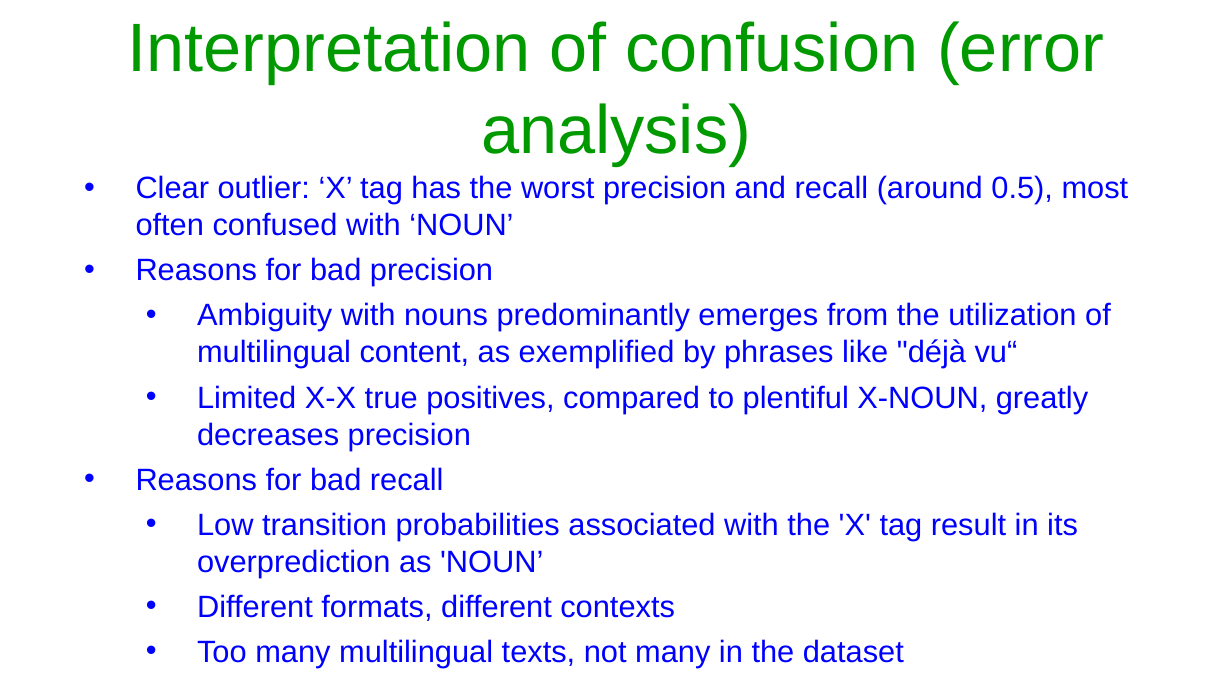
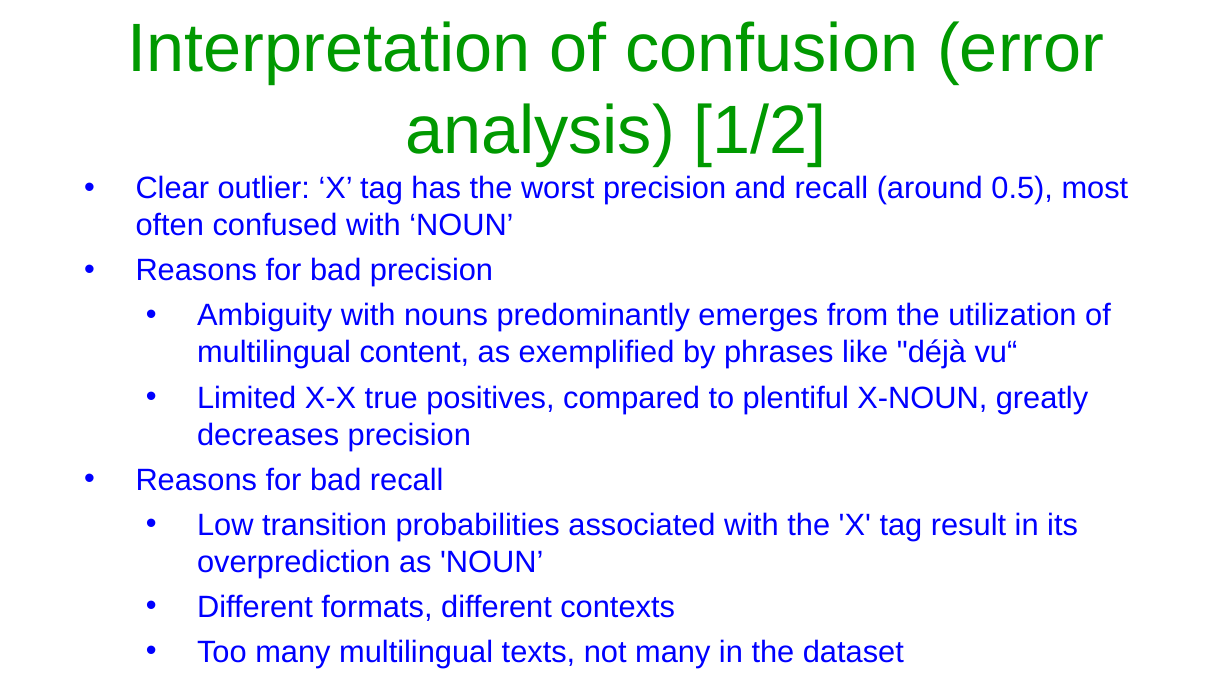
Before and after one commit to Arshim28/POS-Tagger, a slide deck: slide 7 of Assignment 2-PoS tagging.pptx (slide 6 before the commit). Drawn at 1232x693 pixels with LibreOffice and Linux fonts; fonts in the diff are those of the drawing. Boxes give left, top, right and bottom in pixels: in the first picture for what was removed or moved away, otherwise in the second. Text is boxed around its words. In the diff, an @@ line names an element or a change of style, - is before the commit and + after.

```diff
--- a/Assignment 2-PoS tagging.pptx
+++ b/Assignment 2-PoS tagging.pptx
@@ title at (x1=128, y1=21, x2=1104, y2=166): text changed @@
-Interpretation of confusion (error analysis)
+Interpretation of confusion (error analysis) [1/2]
```
Also in this commit, not shown: 1 other slide changed, 1 slide added.
